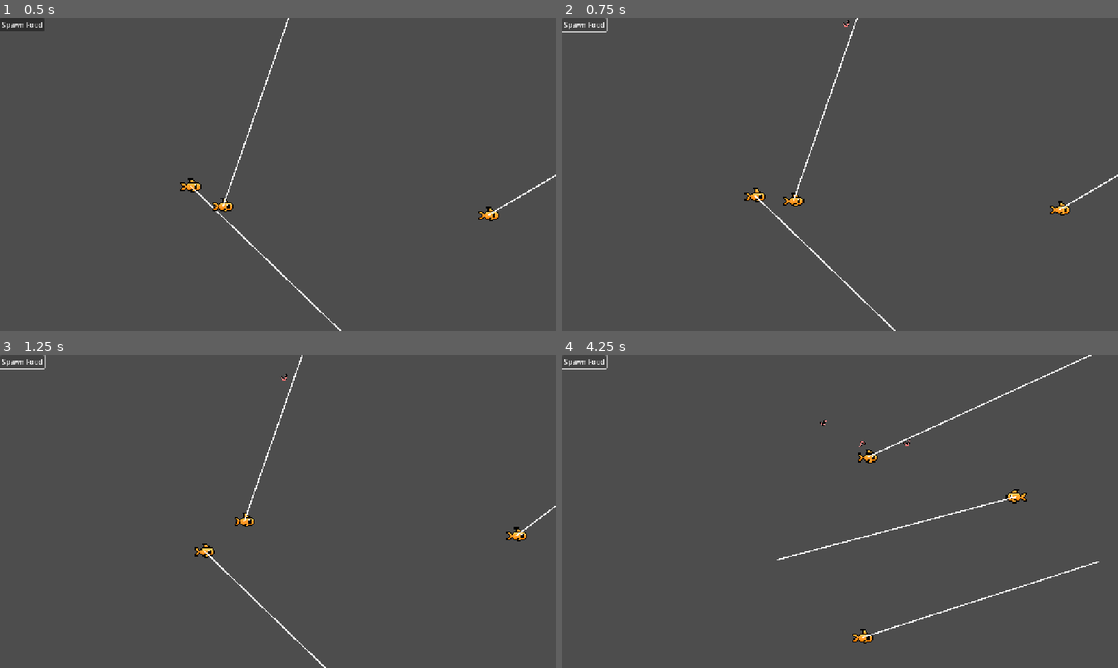
Above: before the commit, frames 1-4 (two rows, left to right).
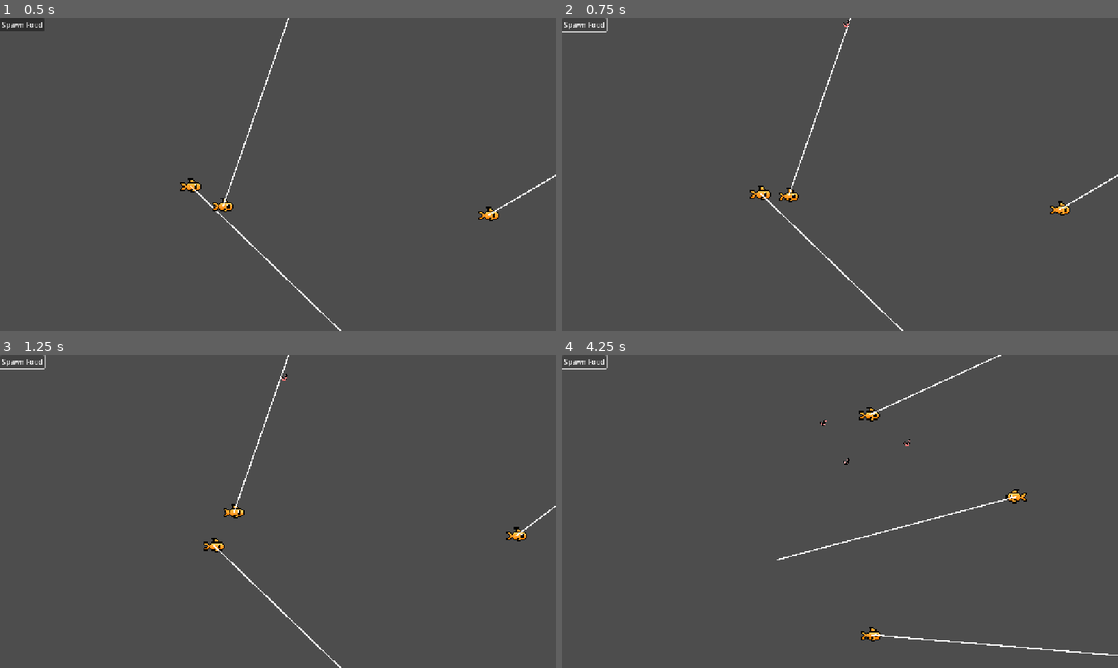
Above: after the commit, the same moments.

Repository: visualcookie/my-little-fish-tank
Game: Godot game, scene res://scenes/game.tscn
Two runs of this game, one before a commit and one after it. Both use one fixed random seed, a clock stepped at 60 frames per second and the inputs below.
Inputs:
- Up to frame 1 (0.5 s): no input
- Up to frame 2 (0.75 s): click "Spawn Food" at 0.5 s
- Up to frame 3 (1.25 s): no input
- Up to frame 4 (4.25 s): click "Spawn Food" at 1.25 s; click "Spawn Food" at 2 s

Frame 1 is identical in both runs. In frame 2, 0.8% of the frame differs, in the area x 32-62%, y 0-100%; in frame 3, 0.9%; in frame 4, 1.0%, in the area x 50-100%, y 0-96%.

Commit message:
improvement to the avoidance mechanism

Diff:
--- a/scenes/fish.tscn
+++ b/scenes/fish.tscn
@@ -3,11 +3,10 @@
 [ext_resource type="Script" uid="uid://c4kv582066dpk" path="res://scripts/fish.gd" id="1_n6yr6"]
 [ext_resource type="Texture2D" uid="uid://dcms4youm1q6a" path="res://assets/Goldfish.png" id="2_8g0i4"]
 
-[sub_resource type="CapsuleShape2D" id="CapsuleShape2D_nub35"]
+[sub_resource type="CircleShape2D" id="CircleShape2D_8g0i4"]
 radius = 8.0
-height = 16.0
 
-[node name="Fish" type="CharacterBody2D"]
+[node name="Fish" type="Area2D"]
 scale = Vector2(3, 3)
 script = ExtResource("1_n6yr6")
 avoidance_radius = 80.0
@@ -18,7 +17,7 @@
 texture = ExtResource("2_8g0i4")
 
 [node name="Collider" type="CollisionShape2D" parent="."]
-shape = SubResource("CapsuleShape2D_nub35")
+shape = SubResource("CircleShape2D_8g0i4")
 
 [node name="Pathing" type="Line2D" parent="."]
 width = 1.0
--- a/scripts/fish.gd
+++ b/scripts/fish.gd
@@ -1,5 +1,5 @@
 class_name Fish
-extends CharacterBody2D
+extends Area2D
 
 enum State {WANDER, HUNGRY, EATING, FLEEING}
 
@@ -9,18 +9,25 @@
 @export var prediction_length: float = 200.0
 @export var prediction_steps: int = 20
 @export var avoidance_radius: float = 60.0
-@export var avoidance_strength: float = 3
+@export var avoidance_strength: float = 5.0
 @export var steering_speed: float = 2.0
+@export var alignment_strength: float = 0.5
 
+var velocity: Vector2 = Vector2.ZERO
 var current_state: State = State.WANDER
 var wander_direction: Vector2 = Vector2.ZERO
 var wander_timer: float = 0.0
 var current_direction: Vector2 = Vector2.ZERO
 
+var nearby_fish: Array[Fish] = []
+
 func _ready() -> void:
   add_to_group("Fish")
   _choose_new_wander_direction()
   current_direction = wander_direction
+
+  area_entered.connect(_on_nearby_fish_entered)
+  area_exited.connect(_on_nearby_fish_exited)
 
   if pathing:
     pathing.visible = OS.is_debug_build()
@@ -35,21 +42,17 @@
   if OS.is_debug_build():
     _update_path_prediction()
 
-  move_and_slide()
+  global_position += velocity * delta
 
 func _handle_wander(delta: float) -> void:
-  var avoidance_direction := _avoid_other_fish()
-  var direction: Vector2
+  var avoidance := _avoid_other_fish()
+  var alignment := _align_with_other_fish()
 
-  if avoidance_direction.length() > 0.1:
-    direction = avoidance_direction
-  else:
-    direction = wander_direction
-
-  current_direction = current_direction.lerp(direction, steering_speed * delta).normalized()
-
-  if current_direction.length_squared() > 0.01:
-    current_direction = current_direction.normalized()
+  var avoidance_magnitude := avoidance.length()
+  var wander_weight: float = clamp(1.0 - avoidance_magnitude / avoidance_strength, 0.2, 1.0)
+  var desired_direction := ((wander_direction * wander_weight) + avoidance + alignment).normalized()
+  var steer_speed := steering_speed * (1.0 + avoidance_magnitude)
+  current_direction = current_direction.lerp(desired_direction.normalized(), steer_speed * delta).normalized()
 
   velocity = current_direction * speed
 
@@ -64,29 +67,39 @@
   wander_timer = randf_range(2.0, 5.0)
 
 func _avoid_other_fish() -> Vector2:
+  if nearby_fish.is_empty():
+    return Vector2.ZERO
+
   var seperation := Vector2.ZERO
-  var nearby_fish := 0
 
-  var all_fish := get_tree().get_nodes_in_group("Fish")
-
-  for fish in all_fish:
-    if fish == self:
+  for fish in nearby_fish:
+    if not is_instance_valid(fish):
       continue
 
-    var distance := global_position.distance_to(fish.global_position)
+    var to_fish := fish.global_position - global_position
+    var distance := to_fish.length()
 
-    if distance < avoidance_radius and distance > 0:
-      Log.info("Avoiding fish at distance: %s" % distance)
-      var push_away: Vector2 = (global_position - fish.global_position).normalized()
-      var normalized_distance: float = distance / avoidance_radius
-      var strength: float = pow(1.0 - normalized_distance, 3.0)
+    if distance < avoidance_radius and distance > 1.0:
+      var push_away := -to_fish.normalized()
+      var strength := 1.0 - (distance / avoidance_radius)
       seperation += push_away * strength
-      nearby_fish += 1
 
-  if nearby_fish > 0:
-    seperation = (seperation / nearby_fish).normalized() * avoidance_strength
+  Log.info("Fish %s avoidance vector: %s" % [name, seperation])
+  return seperation.normalized() * avoidance_strength if seperation.length() > 0.1 else Vector2.ZERO
 
-  return seperation
+func _align_with_other_fish() -> Vector2:
+  if nearby_fish.is_empty():
+    return Vector2.ZERO
+
+  var average_direction := Vector2.ZERO
+
+  for fish in nearby_fish:
+    if not is_instance_valid(fish):
+      continue
+
+    average_direction += fish.current_direction
+
+  return average_direction.normalized() * alignment_strength if average_direction.length() > 0.01 else Vector2.ZERO
 
 func _keep_in_bounds() -> void:
   var viewport_size: Vector2 = get_viewport().get_visible_rect().size
@@ -146,3 +159,11 @@
 func _update_visuals() -> void:
   if current_direction.x != 0:
     $Sprite.flip_h = current_direction.x < 0
+
+func _on_nearby_fish_entered(area: Area2D) -> void:
+  if area is Fish and area != self:
+    nearby_fish.append(area)
+
+func _on_nearby_fish_exited(area: Area2D) -> void:
+  if area is Fish:
+    nearby_fish.erase(area)
